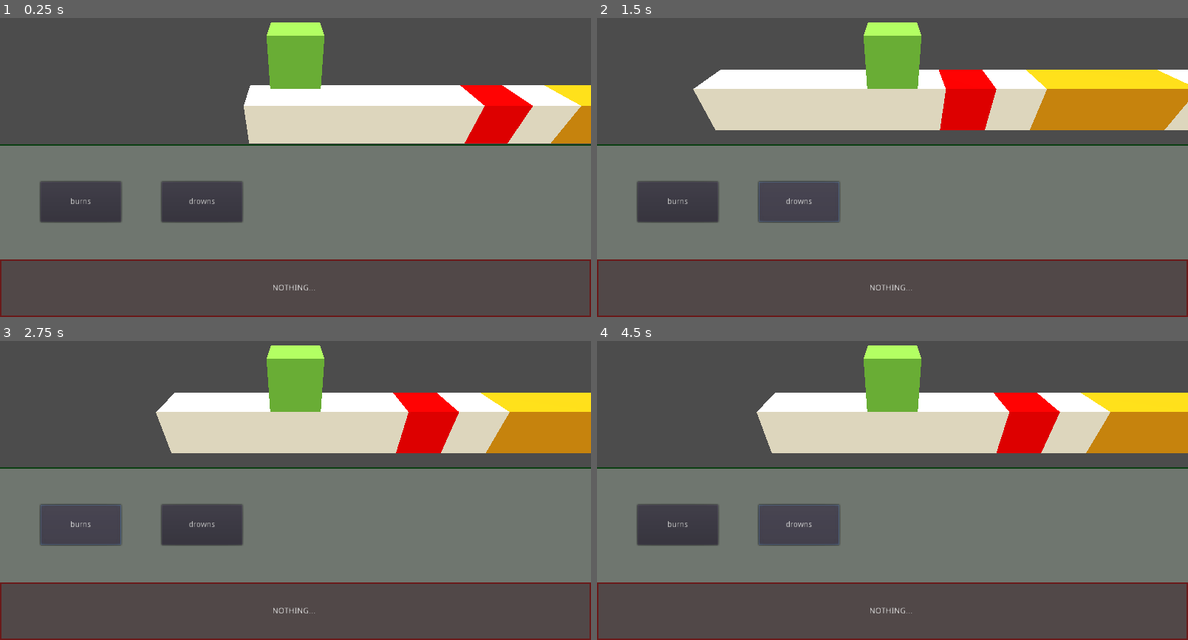
Above: before the commit, frames 1-4 (two rows, left to right).
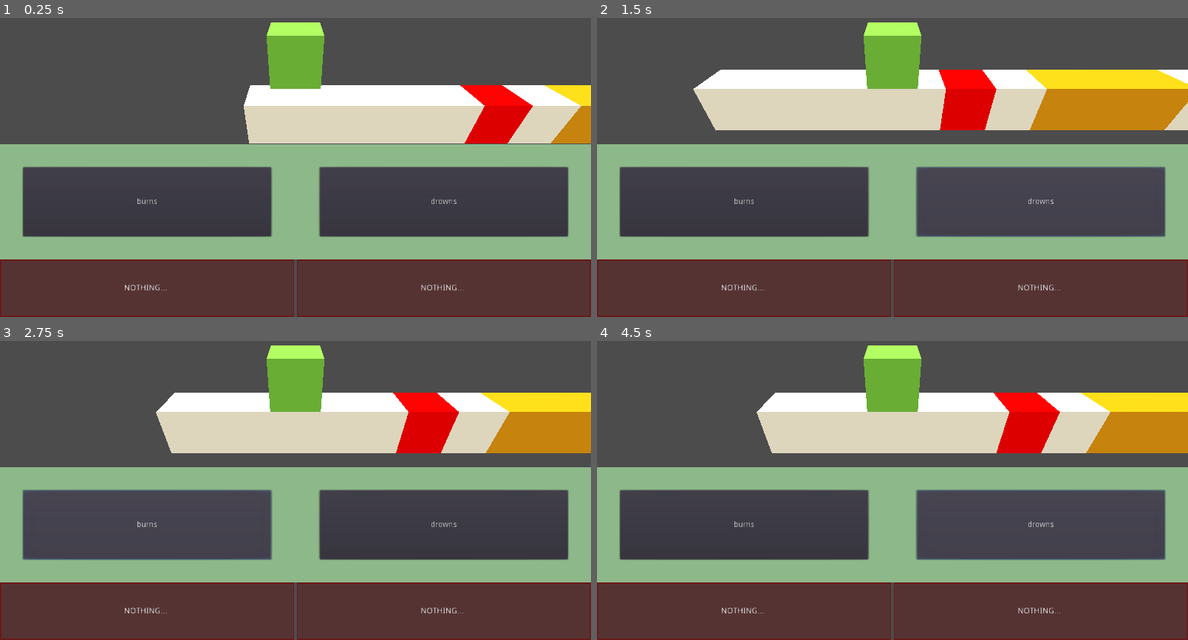
Above: after the commit, the same moments.

Repository: adngdb/ldjam45
Game: Godot game, scene res://Scenes/Main.tscn
Same seed, same stepped clock (60 frames per second), same inputs: the game is played once before the commit and once after it.
Inputs:
- Up to frame 1 (0.25 s): no input
- Up to frame 2 (1.5 s): click "burns" at 0.5 s; click "drowns" at 1.25 s
- Up to frame 3 (2.75 s): click "burns" at 2 s
- Up to frame 4 (4.5 s): click "drowns" at 2.75 s; click "burns" at 3.5 s; click "drowns" at 4.25 s

The runs differ from the first frame. In frame 1, 35% of the frame differs, in the area x 0-100%, y 42-100%; in frame 2, 35%; in frame 3, 35%; in frame 4, 35%.

Commit message:
Rework the UI to control the Nothings.

Diff:
--- a/Scenes/ControlDragDropHorizontal.tscn
+++ b/Scenes/ControlDragDropHorizontal.tscn
@@ -1,45 +1,31 @@
-[gd_scene load_steps=5 format=2]
+[gd_scene load_steps=4 format=2]
 
 [ext_resource path="res://Scripts/Rules.gd" type="Script" id=1]
-[ext_resource path="res://Scripts/NothingHolder.gd" type="Script" id=2]
+[ext_resource path="res://Scripts/NothingHolderList.gd" type="Script" id=2]
 
 [sub_resource type="StyleBoxFlat" id=1]
-bg_color = Color( 0.435294, 0.462745, 0.435294, 1 )
-border_width_top = 2
-border_color = Color( 0.0431373, 0.247059, 0.0745098, 1 )
-
-[sub_resource type="StyleBoxFlat" id=2]
-bg_color = Color( 0.317647, 0.282353, 0.282353, 1 )
-border_width_left = 2
-border_width_top = 2
-border_width_right = 2
-border_width_bottom = 2
-border_color = Color( 0.415686, 0.101961, 0.101961, 1 )
+bg_color = Color( 0.552941, 0.721569, 0.537255, 1 )
 
 [node name="ControlDragDropHorizontal" type="Control"]
 anchor_right = 1.0
 anchor_bottom = 1.0
 margin_top = 300.0
 
-[node name="Rules" type="Panel" parent="."]
-margin_right = 1024.0
-margin_bottom = 200.0
+[node name="Panel" type="Panel" parent="."]
+anchor_right = 1.0
+anchor_bottom = 1.0
+margin_bottom = -100.0
+custom_styles/panel = SubResource( 1 )
+
+[node name="Rules" type="HBoxContainer" parent="Panel"]
+anchor_right = 1.0
+anchor_bottom = 1.0
 grow_horizontal = 0
 grow_vertical = 0
-custom_styles/panel = SubResource( 1 )
 script = ExtResource( 1 )
 
-[node name="NothingHolder" type="Panel" parent="."]
+[node name="NothingHolderList" type="HBoxContainer" parent="."]
+anchor_right = 1.0
 anchor_bottom = 1.0
 margin_top = 200.0
-margin_right = 1024.0
-custom_styles/panel = SubResource( 2 )
 script = ExtResource( 2 )
-
-[node name="Label" type="Label" parent="NothingHolder"]
-margin_right = 1024.0
-margin_bottom = 100.0
-text = "Nothing... "
-align = 1
-valign = 1
-uppercase = true
--- /dev/null
+++ b/Scenes/NothingHolder.tscn
@@ -0,0 +1,35 @@
+[gd_scene load_steps=3 format=2]
+
+[ext_resource path="res://Scripts/NothingHolder.gd" type="Script" id=1]
+
+[sub_resource type="StyleBoxFlat" id=1]
+bg_color = Color( 0.337255, 0.2, 0.2, 1 )
+border_width_left = 2
+border_width_top = 2
+border_width_right = 2
+border_width_bottom = 2
+border_color = Color( 0.415686, 0.101961, 0.101961, 1 )
+
+[node name="NothingHolder" type="Panel"]
+anchor_left = 0.5
+anchor_top = 0.5
+anchor_right = 0.5
+anchor_bottom = 0.5
+margin_left = -512.0
+margin_top = -300.0
+margin_right = -512.0
+margin_bottom = -300.0
+size_flags_horizontal = 3
+custom_styles/panel = SubResource( 1 )
+script = ExtResource( 1 )
+
+[node name="Label" type="Label" parent="."]
+anchor_right = 1.0
+anchor_bottom = 1.0
+size_flags_horizontal = 3
+size_flags_vertical = 6
+text = "Nothing... "
+align = 1
+valign = 1
+autowrap = true
+uppercase = true
--- /dev/null
+++ b/Scenes/WordDraggable.tscn
@@ -0,0 +1,22 @@
+[gd_scene load_steps=3 format=2]
+
+[ext_resource path="res://Scripts/WordDraggable.gd" type="Script" id=1]
+[ext_resource path="res://Scripts/WordButton.gd" type="Script" id=2]
+
+[node name="WordDraggable" type="MarginContainer"]
+anchor_right = 1.0
+anchor_bottom = 1.0
+size_flags_horizontal = 3
+size_flags_vertical = 3
+custom_constants/margin_right = 40
+custom_constants/margin_top = 40
+custom_constants/margin_left = 40
+custom_constants/margin_bottom = 40
+script = ExtResource( 1 )
+
+[node name="WordButton" type="Button" parent="."]
+margin_left = 40.0
+margin_top = 40.0
+margin_right = 984.0
+margin_bottom = 560.0
+script = ExtResource( 2 )
--- a/Scripts/NothingHolder.gd
+++ b/Scripts/NothingHolder.gd
@@ -1,4 +1,9 @@
 extends Panel
+
+var holderIndex = null
+
+func _ready():
+	pass
 
 func can_drop_data(_pos, data):
 	return data in State.rules_available
@@ -6,4 +11,4 @@
 func drop_data(_pos, data):
 	var word = State.RULES_DATA[data].word
 	get_node('Label').set_text('Nothing %s' % word)
-	State.activate_rule(data)
+	State.set_rule(holderIndex, data)
--- /dev/null
+++ b/Scripts/NothingHolderList.gd
@@ -0,0 +1,10 @@
+extends HBoxContainer
+
+var nothingHolder = preload("res://Scenes/NothingHolder.tscn")
+
+func _ready():
+	for i in range(State.ruleSlots):
+		print('add holder %d' % i)
+		var holder = nothingHolder.instance()
+		add_child(holder)
+		holder.holderIndex = i
--- a/Scripts/Rules.gd
+++ b/Scripts/Rules.gd
@@ -1,13 +1,10 @@
-extends Panel
+extends HBoxContainer
 
-const BASE_SIZE = 70
+var wordDraggable = preload("res://Scenes/WordDraggable.tscn")
 
 func _ready():
-	var count = 0
 	for rule in State.rules_available:
 		var data = State.RULES_DATA[rule]
-		var word = WordDragable.new(rule, data.word)
+		var word = wordDraggable.instance()
+		word.set_data(rule, data.word)
 		add_child(word)
-		word.set_position(Vector2(count * BASE_SIZE * 3 + BASE_SIZE, (200 - BASE_SIZE) / 2))
-		word.rect_size = Vector2(BASE_SIZE * 2, BASE_SIZE)
-		count += 1
--- a/Scripts/State.gd
+++ b/Scripts/State.gd
@@ -14,27 +14,33 @@
 	},
 }
 
+var ruleSlots = 2
+
 var rules_available = [
 	Rule.NOTHING_BURNS,
 	Rule.NOTHING_DROWNS,
 ]
 var rules_active = []
 
-func toggle_rule(rule):
-	if rule in rules_active:
-		self.deactivate_rule(rule)
-	else:
-		self.activate_rule(rule)
+# Proxy to hold content of Nothing... rules.
+# Transformed into rules_active list after every change.
+var rules_holders = {}
 
-func activate_rule(rule):
-	if not rule in rules_active:
+func reset_state():
+	rules_active = []
+	rules_holders = {}
+
+func generate_rules_list():
+	rules_active = []
+	for rule in rules_holders.values():
+		print(rule)
 		rules_active.append(rule)
 
-func deactivate_rule(rule):
-	if rule in rules_active:
-		rules_active.remove(rules_active.find(rule))
+func set_rule(index, rule):
+	rules_holders[index] = rule
+	generate_rules_list()
 
 func kill_player():
 	print('player is dead')
-	rules_active = []
+	reset_state()
 	get_tree().reload_current_scene()
--- a/Scripts/WordDragable.gd
+++ b/Scripts/WordButton.gd
@@ -1,15 +1,12 @@
 extends Button
-
-class_name WordDragable
 
 var ruleIndex = null
 var wordName: String
 
-func _init(rule, word):
-	ruleIndex = rule
-	wordName = word
-
 func _ready():
+	var parent = get_node('..')
+	ruleIndex = parent.ruleIndex
+	wordName = parent.wordName
 	set_text(wordName)
 
 func get_drag_data(_pos):
--- /dev/null
+++ b/Scripts/WordDraggable.gd
@@ -0,0 +1,8 @@
+extends MarginContainer
+
+var ruleIndex = null
+var wordName: String
+
+func set_data(rule, word):
+	ruleIndex = rule
+	wordName = word
--- a/project.godot
+++ b/project.godot
@@ -8,14 +8,9 @@
 
 config_version=4
 
-_global_script_classes=[ {
-"base": "Button",
-"class": "WordDragable",
-"language": "GDScript",
-"path": "res://Scripts/WordDragable.gd"
-} ]
+_global_script_classes=[  ]
 _global_script_class_icons={
-"WordDragable": ""
+
 }
 
 [application]
